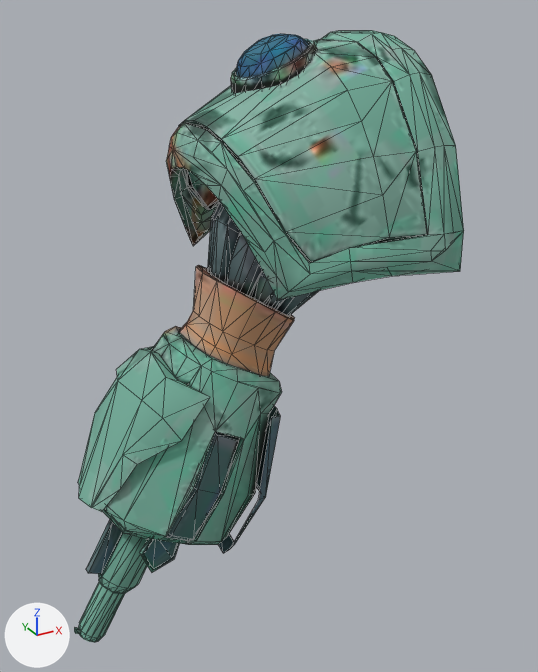
What one commit did to the glTF model public/3d/stealth/D-34.glb.
Camera for both pictures: a camera (50 mm lens) standing at (-1.509, -1.407, 1.823) and looking at (-0.756, -0.037, 1.138). Arrows for +X, +Y and +Z are at lower left; the lights stay in place. Mesh edges are drawn as thin lines. Vertices at the same position are counted once.

In view in the first picture: 'D-34'.
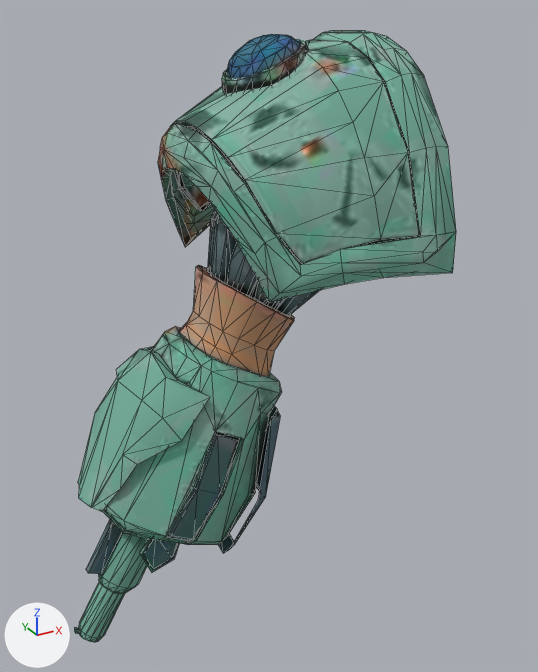
The change, as a diff of the scene's bpy script:
```diff
--- a/public/3d/stealth/D-34.glb.py
+++ b/public/3d/stealth/D-34.glb.py
@@ me_mesh_003 @@
 me_mesh_003.from_pydata(...)  # 908 vertices, 1596 faces; spans x -1.266..-0.449, y -0.322..0.322, z 0.421..1.78
 # used by ob_d_34; location = (0.0, 0.0, 0.0)
+# me_mesh_003 part 1: the loose piece of 200 vertices spanning x -0.931..-0.449, y -0.322..0.322, z 1.296..1.78 is moved by (-0.02, 0.0, 0.0)
+# me_mesh_003 part 2: the loose piece of 96 vertices spanning x -0.812..-0.62, y -0.094..0.094, z 1.645..1.776 is moved by (-0.02, 0.0, 0.0)
 me_mesh_003.materials.append(mat_d_34)
```

What differs and where, as boxes [x1, y1, x2, y2] in the pictures (538 x 672 px; the box of a moved part takes in the faces that stretch with it):
'D-34', reshaped: before [74, 30, 464, 642]; after [74, 30, 456, 642]
part 1 of me_mesh_003, moved or reshaped: before [166, 30, 464, 300]; after [158, 30, 456, 302]
part 2 of me_mesh_003, moved or reshaped: before [231, 34, 317, 94]; after [222, 34, 308, 94]
